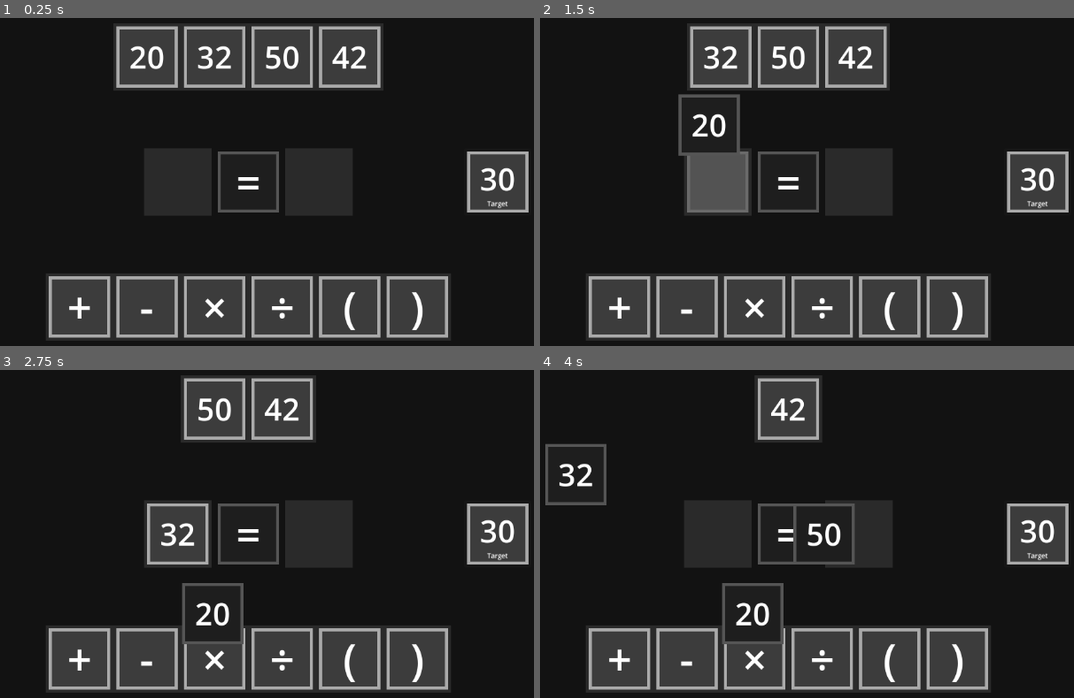
Above: before the commit, frames 1-4 (two rows, left to right).
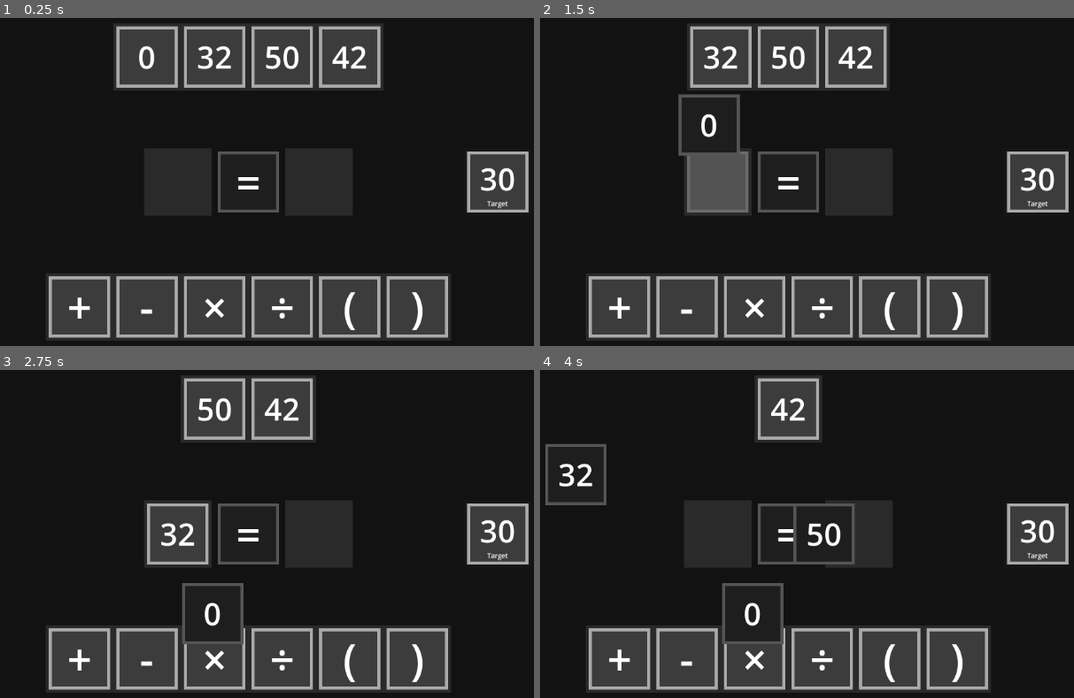
Above: after the commit, the same moments.

Repository: PeckyChicken/four-numbers
Game: Godot game, scene res://main.tscn
Same seed, same stepped clock (60 frames per second), same inputs: the game is played once before the commit and once after it.
Inputs (mouse positions are in pixels of both pictures, inside the frame that each line leads up to):
- Up to frame 1 (0.25 s): no input
- Up to frame 2 (1.5 s): tap Enter at 0.5 s; drag from (790, 182) to (860, 93) at 0.52 s; tap Space at 1.25 s; drag from (689, 57) to (753, 260) at 1.27 s
- Up to frame 3 (2.75 s): tap Enter at 2 s; move the mouse to (181, 409) at 2.02 s; click (181, 409) at 2.17 s
- Up to frame 4 (4 s): tap Space at 2.75 s; drag from (716, 534) to (577, 474) at 2.77 s; tap Enter at 3.5 s; drag from (753, 409) to (823, 534) at 3.52 s

The runs differ from the first frame. In frame 1, 0.2% of the frame differs, in the area x 24-31%, y 8-16%; in frame 2, 0.2%; in frame 3, 0.3%, in the area x 36-43%, y 70-79%; in frame 4, 0.3%.

Commit message:
TEST 2: Division by 0 safeguard

Diff:
--- a/expression.gd
+++ b/expression.gd
@@ -125,7 +125,7 @@
 		print(parser.get_error_text())
 		return false
 
-	if result == -INF:
+	if abs(result) == INF:
 		print("Division by 0")
 		return false
 
--- a/main.tscn
+++ b/main.tscn
@@ -135,7 +135,7 @@
 layout_mode = 2
 size_flags_horizontal = 4
 size_flags_vertical = 4
-number = 20
+number = 0
 draggable = true
 
 [node name="Number Tile3" parent="Storage/Symbols" instance=ExtResource("1_ig7tw")]
Not shown, changed: index.pck
